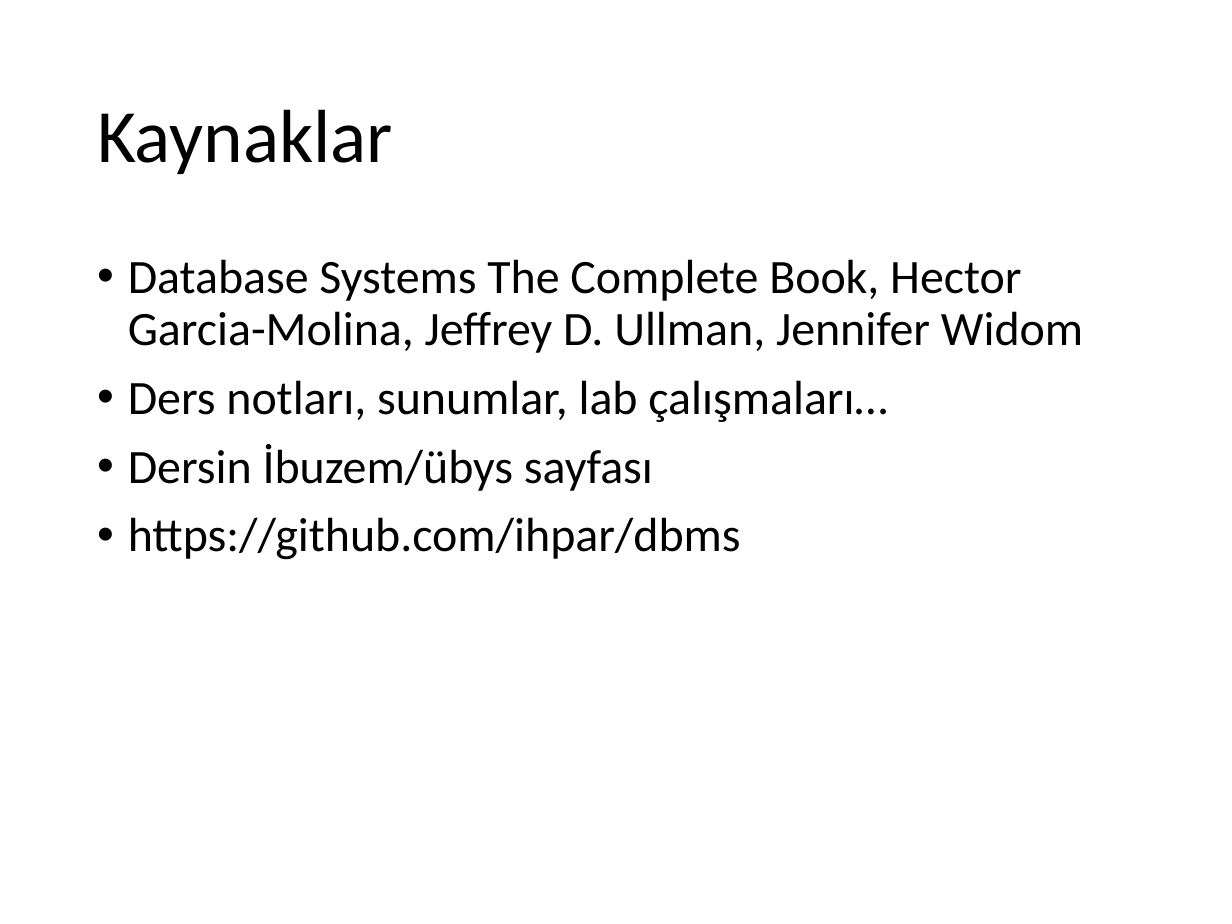
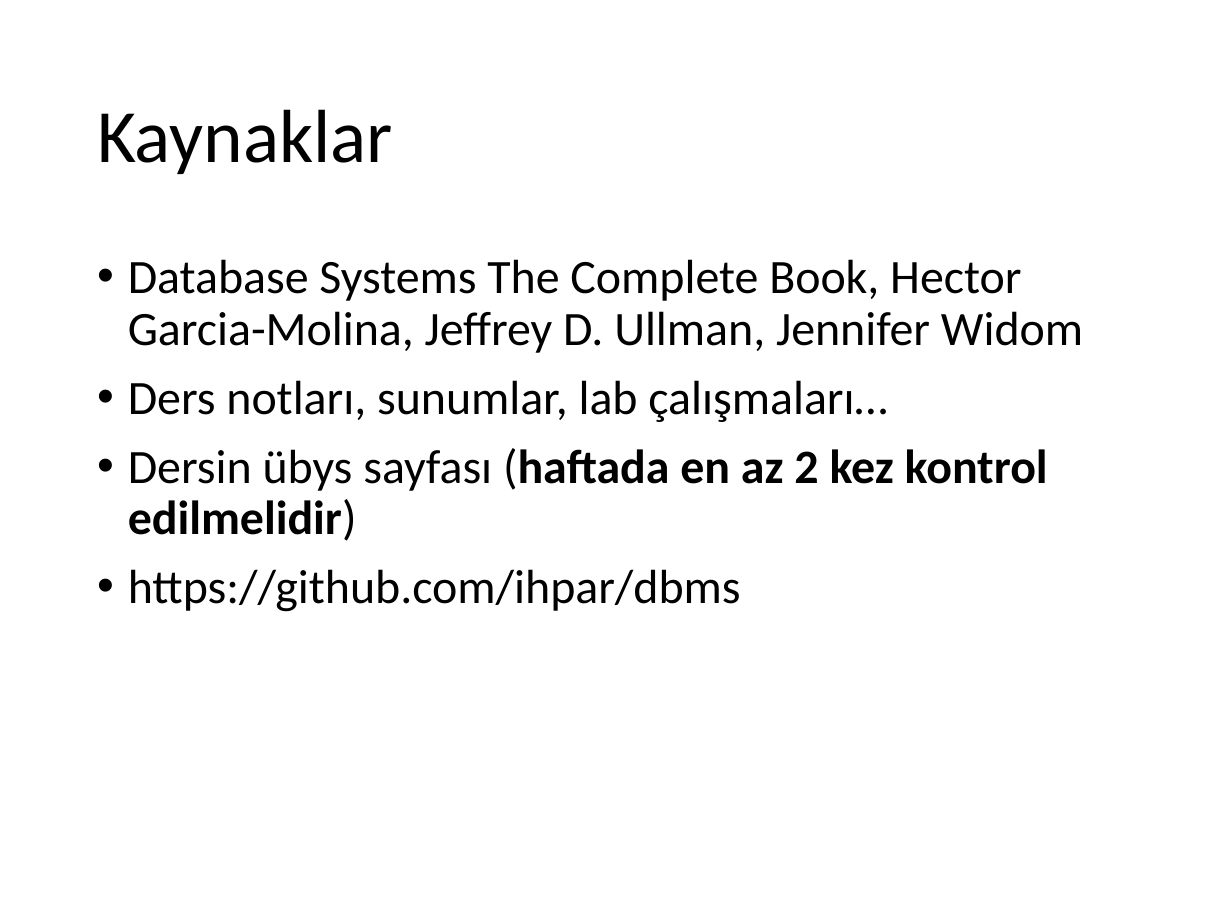
Before and after one commit to ihpar/dbms, a slide deck: slide 3 of Slides/Ders 0.pptx. Drawn at 1232x924 pixels with LibreOffice and Linux fonts; fonts in the diff are those of the drawing. Boxes give left, top, right and bottom in pixels: in the first picture for what was removed or moved away, otherwise in the second. Text is boxed around its words. In the diff, an @@ line names an element or a change of style, - is before the commit and + after.

Commit message:
updates D0

```diff
--- a/Slides/Ders 0.pptx
+++ b/Slides/Ders 0.pptx
@@ text at [128,448,1048,541]: text changed; bold on @@
-• Dersin İbuzem/übys sayfası
+• Dersin übys sayfası (haftada en az 2 kez kontrol edilmelidir)
```
Also in this commit, not shown: 6 slides added.
